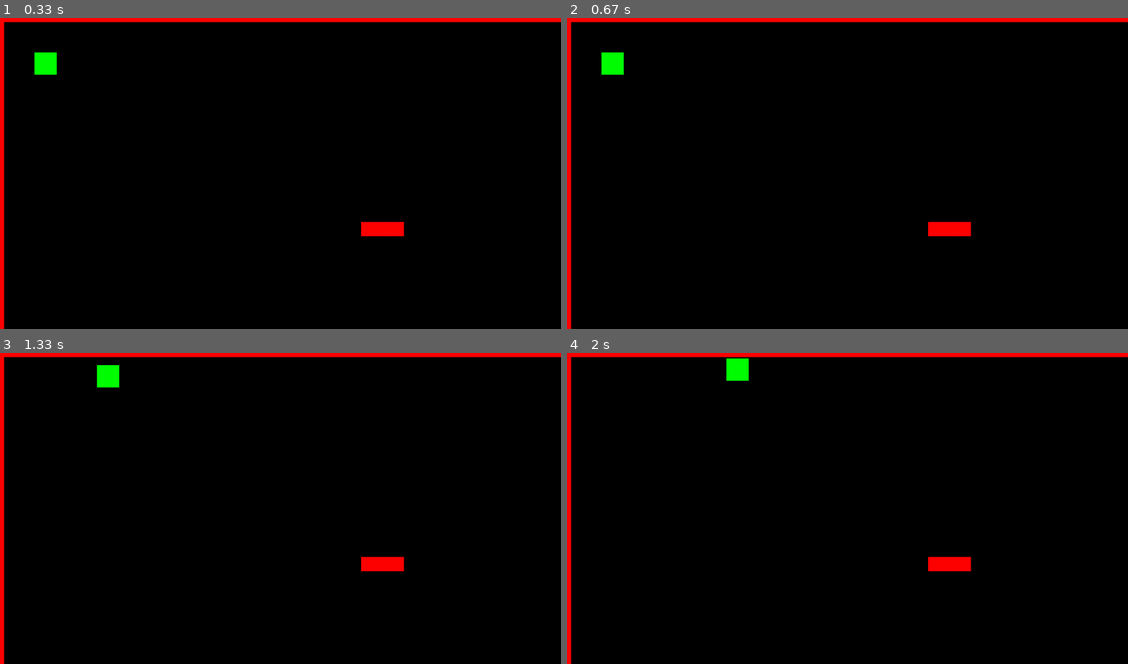
Above: before the commit, frames 1-4 (two rows, left to right).
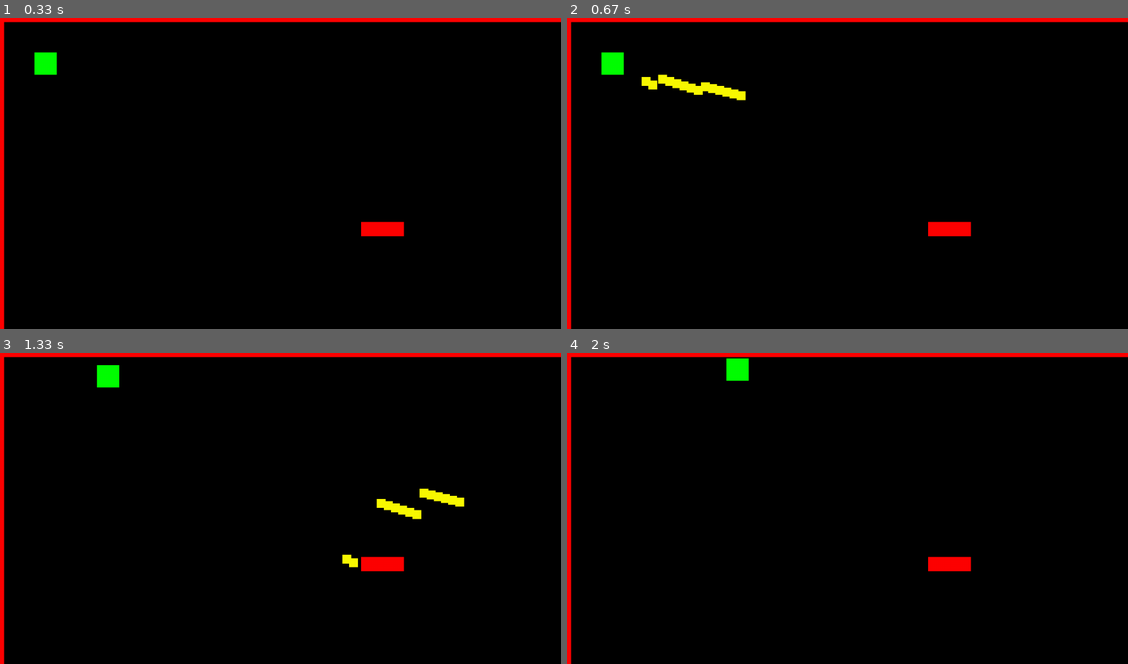
Above: after the commit, the same moments.

Repository: samsadlonka/yandex_pygame_project
Game: pygame game, started from main.py
The game is run twice, just before and just after one commit, with the same random seed, the same clock (stepped at 60 frames per second) and the same inputs.
Inputs (mouse positions are in pixels of both pictures, inside the frame that each line leads up to):
- Up to frame 1 (0.33 s): no input
- Up to frame 2 (0.67 s): press the mouse at (1027, 161) at 0.37 s; move the mouse to (937, 173) at 0.47 s; release the mouse at (847, 189) at 0.6 s
- Up to frame 3 (1.33 s): hold Right 0.67-1.13 s; hold Up from 1.17 s (still down)
- Up to frame 4 (2 s): release Up at 1.47 s; hold Right 1.5-1.97 s

Frame 1 is identical in both runs. In frame 2, 0.6% of the frame differs, in the area x 13-32%, y 18-27%; in frame 3, 0.6%, in the area x 60-83%, y 43-69%; in frame 4, nothing differs.

Commit message:
добавил базу для стрельбы

Diff:
--- a/main.py
+++ b/main.py
@@ -5,6 +5,10 @@
 WALL_WIDTH = WALL_HEIGHT = 32
 WALL_COLOR = 'red'
 LEVELS_DIR = 'levels'
+
+all_sprites = pygame.sprite.Group()  # все объекты
+bullets_group = pygame.sprite.Group()
+entities = pygame.sprite.Group()  # пока тут только walls
 
 
 class Wall(pygame.sprite.Sprite):
@@ -42,9 +46,16 @@
 
         self.rect = self.rect.move(*self.speed)
 
-    def update(self, collide_group):
+    def update(self, *args, **kwargs):
+        collide_group = args[0]
+
+        mouse_btns, mouse_pos = args[1], args[2]
+        camera = args[3]
+
         self.move()
         self.collide(collide_group)
+        if mouse_btns[0]:
+            self.shoot(mouse_pos, camera)
 
     def collide(self, collide_group):  # коллизия собственного производства
         """Мы смотрим на предыдущий шаг,
@@ -71,6 +82,35 @@
             if collide_x and collide_y:
                 self.rect = self.rect.move(-self.speed[0], -self.speed[1])
 
+    def shoot(self, pos, camera):
+        real_pos = camera.get_real_pos(pos)
+        bullet = Bullet(self.rect.center, real_pos, (bullets_group, all_sprites))
+
+
+class Bullet(pygame.sprite.Sprite):
+    def __init__(self, pos_start, pos_end, groups):
+        super().__init__(*groups)
+        self.image = pygame.Surface((20, 20))
+        self.image.fill((250, 250, 0))
+        self.rect = self.image.get_rect()
+        self.rect.center = (pos_start[0], pos_start[1])
+        self.speed = 1000 / FPS
+
+        self.cos, self.sin = self.calculate_direction(*pos_start, *pos_end)
+
+    def update(self):
+        self.rect.x += self.cos * self.speed
+        self.rect.y += self.sin * self.speed
+
+        if pygame.sprite.spritecollide(self, entities, False):
+            self.kill()
+
+    def calculate_direction(self, x1, y1, x2, y2):
+        distance = ((x2 - x1) ** 2 + (y2 - y1) ** 2) ** 0.5
+        cos = (x2 - x1) / distance
+        sin = (y2 - y1) / distance
+        return cos, sin
+
 
 class Camera(object):
     def __init__(self, camera_func, width, height):
@@ -79,6 +119,12 @@
 
     def apply(self, target):
         return target.rect.move(self.state.topleft)
+
+    def get_real_pos(self, pos):
+        x, y = pos
+        x -= self.state.x
+        y -= self.state.y
+        return (x, y)
 
     def update(self, target):
         self.state = self.camera_func(self.state, target.rect)
@@ -109,12 +155,9 @@
 
     level = load_level('test.txt')
 
-    all_sprites = pygame.sprite.Group()  # все объекты
-
     player = Player(100, 100, 50, 50, 'green', (all_sprites,))  # создаем игрока
     camera = Camera(camera_configure, len(level[0]) * WALL_WIDTH, len(level) * WALL_HEIGHT)  # создаем камеру
 
-    entities = pygame.sprite.Group()  # пока тут только walls
     for i in range(len(level)):
         for j in range(len(level[0])):
             if level[i][j] == '-':
@@ -129,7 +172,9 @@
 
         # updates
         camera.update(player)
-        player.update(entities)
+
+        player.update(entities, pygame.mouse.get_pressed(3), pygame.mouse.get_pos(), camera)
+        bullets_group.update()
 
         # renders
         screen.fill('black')
